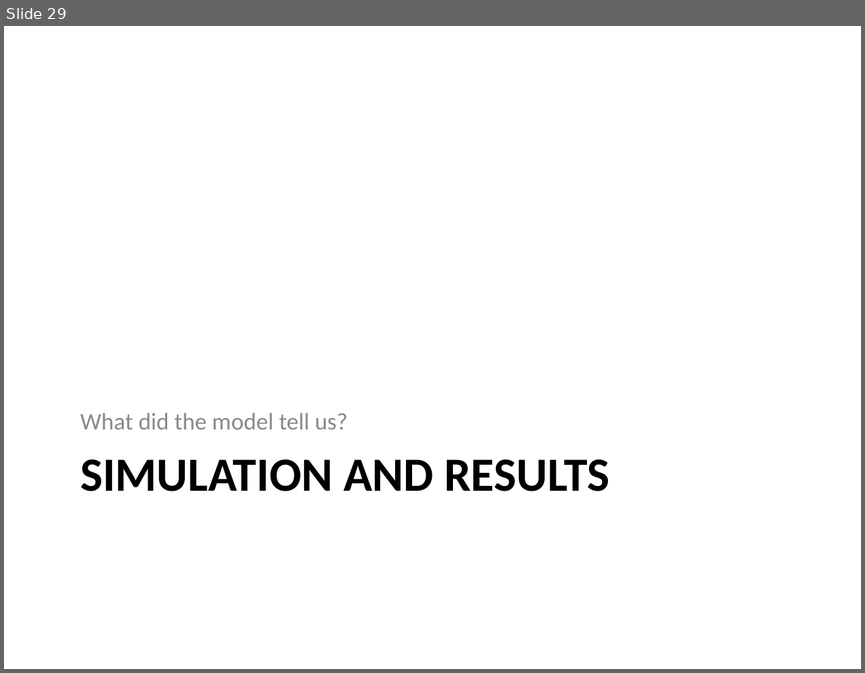
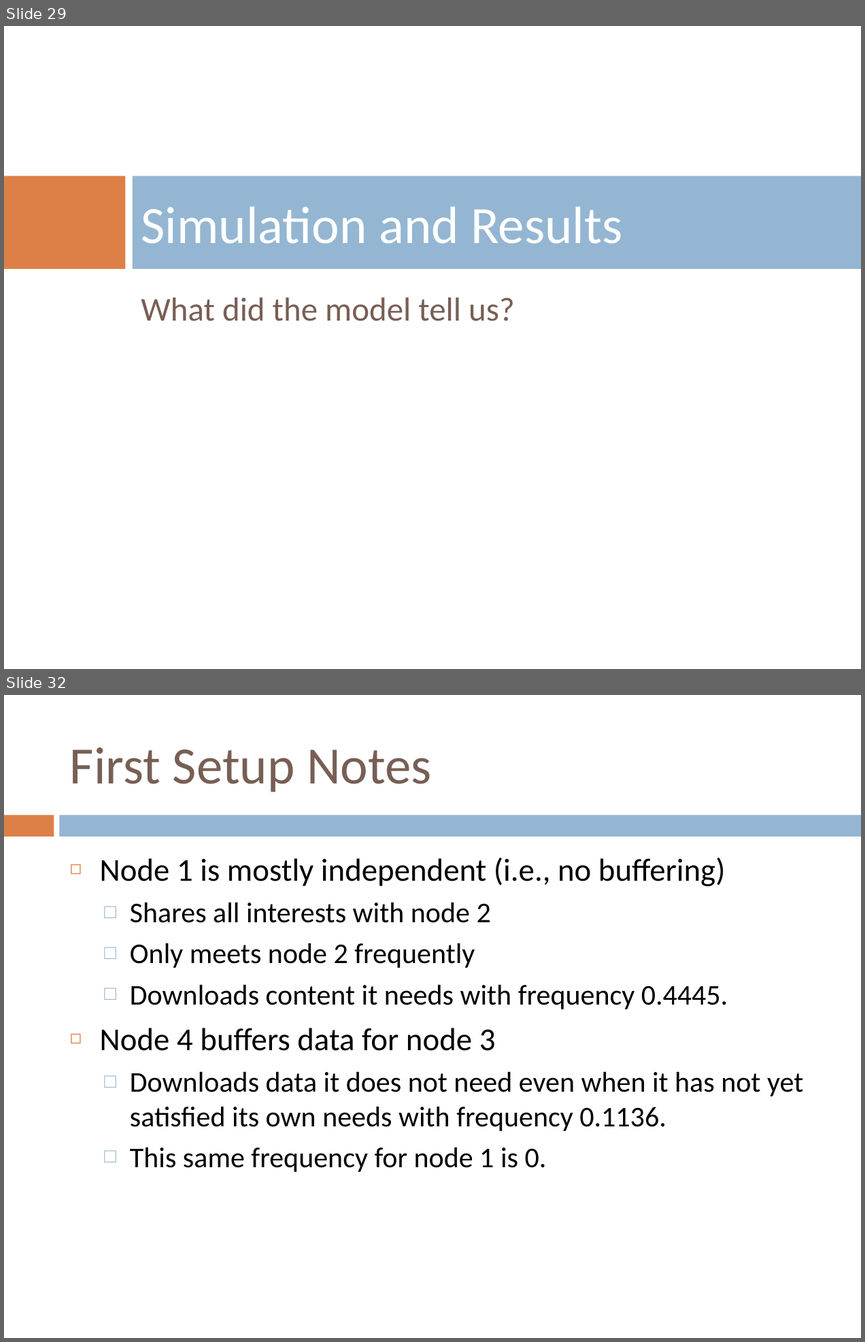
Before and after one commit to mazzas/School, a slide deck: SE4960/Journal Club/Minimum Latency Data Diffusion in Intermittently Connected Mobile.ppt. Shown one above the other, each under a label of ours: slide 29 before the commit, slides 29 and 32 after it; the slides between them are not shown. The pictures are 865x673 and 865x1342 pixels, drawn with LibreOffice and Linux fonts; fonts in the diff are those of the drawing; background and template pictures are left out. Boxes give left, top, right and bottom in pixels: in the first picture for what was removed or moved away, otherwise in the second. Text is boxed around its words. In the diff, an @@ line names an element or a change of style, - is before the commit and + after.

```diff
--- a/SE4960/Journal Club/Minimum Latency Data Diffusion in Intermittently Connected Mobile.ppt
+++ b/SE4960/Journal Club/Minimum Latency Data Diffusion in Intermittently Connected Mobile.ppt
@@ slide 32 added at bbox=[4, 695, 861, 1338], background #FFFFFF @@
@@ title added at bbox=[70, 747, 432, 792], 44 pt, text #775F55 @@
+First Setup Notes
@@ rectangle added at bbox=[4, 815, 54, 836], fill #DD8047 @@
@@ rectangle added at bbox=[60, 815, 861, 836], fill #94B6D2 @@
@@ text added at bbox=[100, 858, 803, 1172], 24.1 pt, text #000000 @@
+◻ Node 1 is mostly independent (i.e., no buffering)
+  □ Shares all interests with node 2
+  □ Only meets node 2 frequently
+  □ Downloads content it needs with frequency 0.4445.
+◻ Node 4 buffers data for node 3
+  □ Downloads data it does not need even when it has not yet satisfied its own needs with frequency 0.1136.
+  □ This same frequency for node 1 is 0.
@@ slide 29 changed as well @@
@@ rectangle added at bbox=[4, 176, 126, 269], fill #DD8047 @@
@@ title "Simulation and Results" at bbox=[141, 206, 622, 244]: vertical alignment top to middle @@
@@ rectangle added at bbox=[133, 176, 861, 269], fill #94B6D2 @@
@@ title at bbox=[141, 206, 622, 244]: text changed; size 40 to 44 pt; text colour #000000 to #FFFFFF; bold off @@
-SIMULATION AND RESULTS
+Simulation and Results
@@ text "What did the model tell ...": place and size @@
-text "What did the model tell ..." at bbox=[80, 413, 347, 429]
+text "What did the model tell ..." at bbox=[141, 297, 515, 321]
@@ text "What did the model tell ..." at bbox=[141, 297, 515, 321]: size 20 to 28 pt, text colour #898989 to #775F55; more space between paragraphs; vertical alignment bottom to top @@
```
Also in this commit, not shown: 31 other slides changed, 4 other slides added, 3 slides removed, 3 other files.
